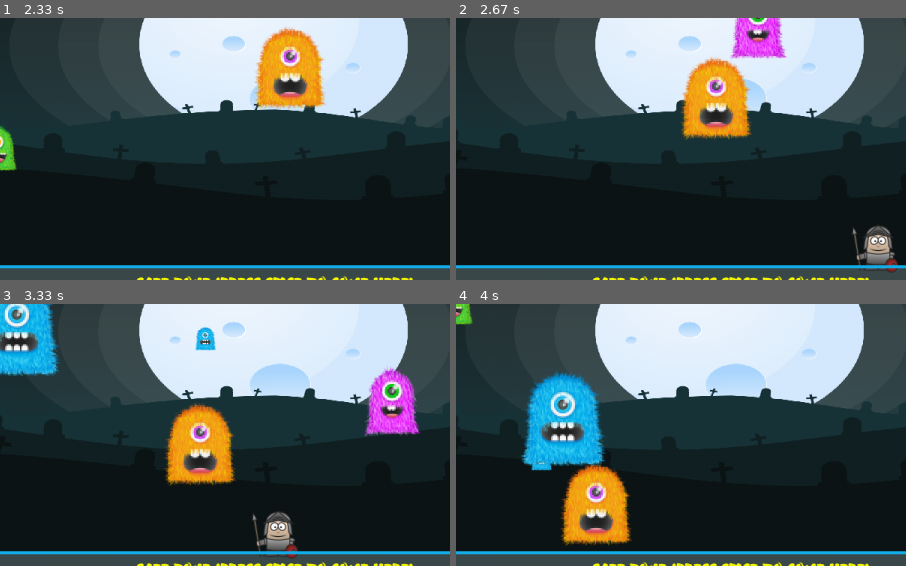
Above: before the commit, frames 1-4 (two rows, left to right).
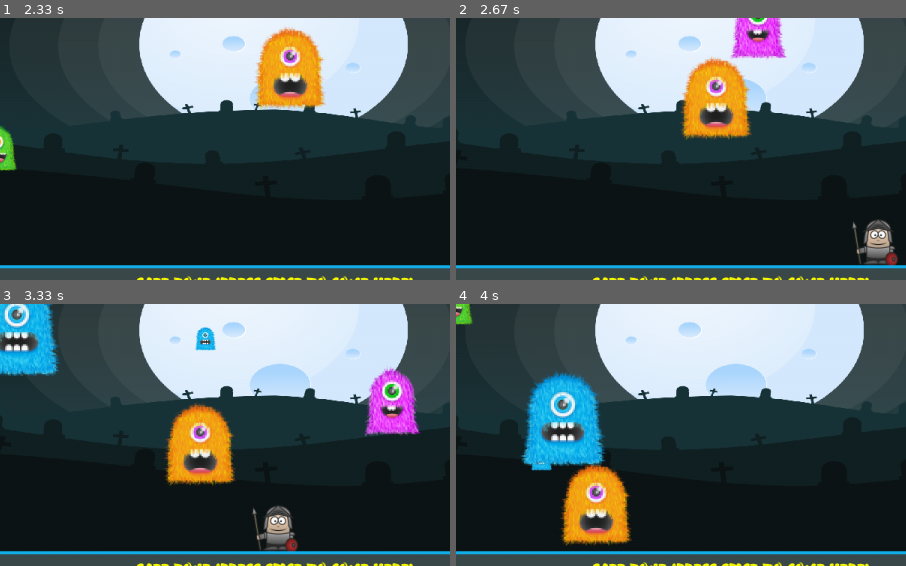
Above: after the commit, the same moments.

Repository: saphir-lab/pygame_monster_wrangler
Game: pygame game, started from main.py
Same seed, same stepped clock (60 frames per second), same inputs: the game is played once before the commit and once after it.
Inputs:
- Up to frame 1 (2.33 s): tap Enter at 0.33 s; hold Right 0.67-1.13 s; hold Up 1.17-1.47 s; hold Right 1.5-1.97 s; hold Left from 2 s (still down)
- Up to frame 2 (2.67 s): release Left at 2.53 s; hold Down from 2.57 s (still down)
- Up to frame 3 (3.33 s): release Down at 2.87 s; hold Left 2.9-3.3 s
- Up to frame 4 (4 s): hold Up 3.33-3.7 s; tap Space at 3.4, 3.8 s; hold Right from 3.73 s (still down)
The pictures show only the part of the screen within x 19-69%, y 37-87%; the shares and areas given below are measured in that part.

Frame 1 is identical in both runs. In frame 2, 1.0% of the frame differs, in the area x 88-99%, y 76-97%; in frame 3, 1.0%; in frame 4, nothing differs.

Commit message:
Better position of player on play zone limits

Diff:
--- a/player.py
+++ b/player.py
@@ -10,9 +10,11 @@
 from utils.parameterfile import ParameterFile
 from utils.coloredlog import ColorLogger
 
+
 class Player(pygame.sprite.Sprite):
     """A player class that the user can control"""
-    def __init__(self, play_zone:pygame.Rect, safe_zone:pygame.Rect, logger:ColorLogger=None):
+
+    def __init__(self, play_zone: pygame.Rect, safe_zone: pygame.Rect, logger: ColorLogger = None):
         """Initialize the player"""
         super().__init__()
         self.logger = logger
@@ -20,16 +22,17 @@
         self.safe_zone = safe_zone
 
         # load Player settings
-        self.param_file = os.path.join(SETTINGS,"player.yaml")
+        self.param_file = os.path.join(SETTINGS, "player.yaml")
         self.settings = ParameterFile(self.param_file, logger).parameters
         if self.logger:
             self.logger.info(f"Player settings: {self.settings}")
         self._init_var_from_settings()
 
         # Initialize sound & image
-        self.die_sound = pygame.mixer.Sound(file = self.sound_path_die)
-        self.warp_sound = pygame.mixer.Sound(file = self.sound_path_warp)
-        self.image = pygame.transform.scale(pygame.image.load(self.image_path), self.size)
+        self.die_sound = pygame.mixer.Sound(file=self.sound_path_die)
+        self.warp_sound = pygame.mixer.Sound(file=self.sound_path_warp)
+        self.image = pygame.transform.scale(
+            pygame.image.load(self.image_path), self.size)
         self.rect = self.image.get_rect()
         self.reset_position()
         self.reset_lives()
@@ -37,21 +40,23 @@
     def _init_var_from_settings(self):
         """ Initialize instance variables from setting file content """
         try:
-            self.starting_lives:int = self.settings["Lives"]
-            self.starting_warps:int = self.settings["Warps"]
-            self.velocity:int = self.settings["Velocity"]
-            self.sprite:bool = self.settings["Sprite"]
-            self.pause_when_die:bool = self.settings["PauseWhenDie"]
-            self.image_path:str = self.settings["Image"]["Path"]
-            self.size:tuple = self.settings["Image"]["Size"]
-            self.sound_path_die:str = self.settings["Sound"]["die"]
-            self.sound_path_warp:str = self.settings["Sound"]["warp"]
+            self.starting_lives: int = self.settings["Lives"]
+            self.starting_warps: int = self.settings["Warps"]
+            self.velocity: int = self.settings["Velocity"]
+            self.sprite: bool = self.settings["Sprite"]
+            self.pause_when_die: bool = self.settings["PauseWhenDie"]
+            self.image_path: str = self.settings["Image"]["Path"]
+            self.size: tuple = self.settings["Image"]["Size"]
+            self.sound_path_die: str = self.settings["Sound"]["die"]
+            self.sound_path_warp: str = self.settings["Sound"]["warp"]
         except Exception as e:
             if self.logger:
-                self.logger.error(f"{str(e)} field not found in {self.param_file} !")
+                self.logger.error(
+                    f"{str(e)} field not found in {self.param_file} !")
                 self.logger.error(f"EXIT PROGRAM !!!")
             else:
-                print("ERROR:", f"{str(e)} field not found in {self.param_file} !")
+                print(
+                    "ERROR:", f"{str(e)} field not found in {self.param_file} !")
                 print("ERROR:", f"EXIT PROGRAM !!!")
             exit()
 
@@ -59,14 +64,14 @@
         """Update the player"""
         keys = pygame.key.get_pressed()
 
-        #Move the player within the bounds of the screen
-        if keys[pygame.K_LEFT] and self.rect.left > self.play_zone.left:
+        # Move the player within the bounds of the screen
+        if keys[pygame.K_LEFT] and self.rect.left >= self.play_zone.left + self.velocity:
             self.rect.x -= self.velocity
-        if keys[pygame.K_RIGHT] and self.rect.right < self.play_zone.width :
+        if keys[pygame.K_RIGHT] and self.rect.right <= self.play_zone.width - self.velocity:
             self.rect.x += self.velocity
-        if keys[pygame.K_UP] and self.rect.top > self.play_zone.top:
+        if keys[pygame.K_UP] and self.rect.top >= self.play_zone.top + self.velocity:
             self.rect.y -= self.velocity
-        if keys[pygame.K_DOWN] and self.rect.bottom < self.play_zone.bottom:
+        if keys[pygame.K_DOWN] and self.rect.bottom <= self.play_zone.bottom - self.velocity:
             self.rect.y += self.velocity
 
     def reset_lives(self):
